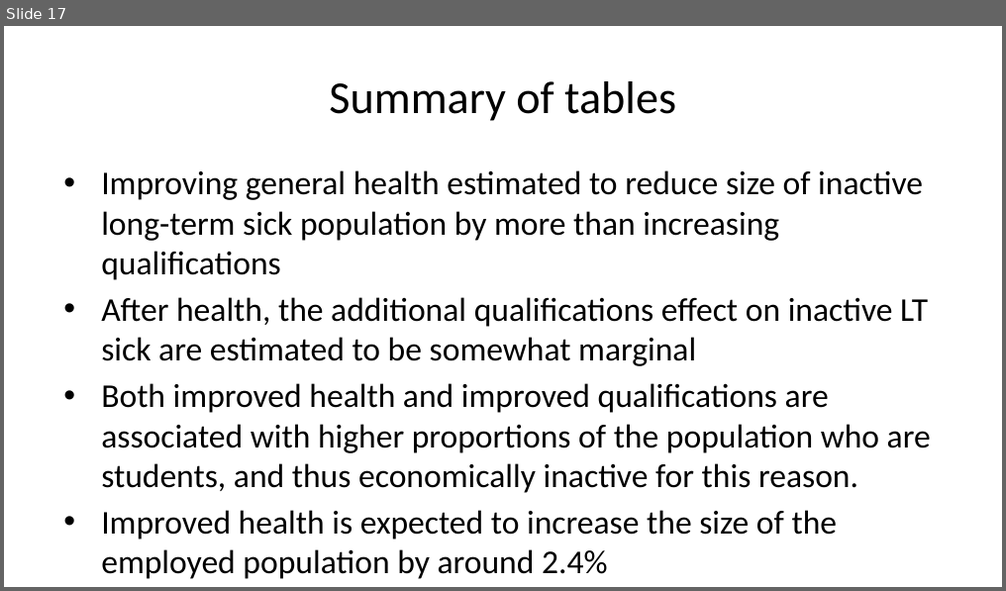
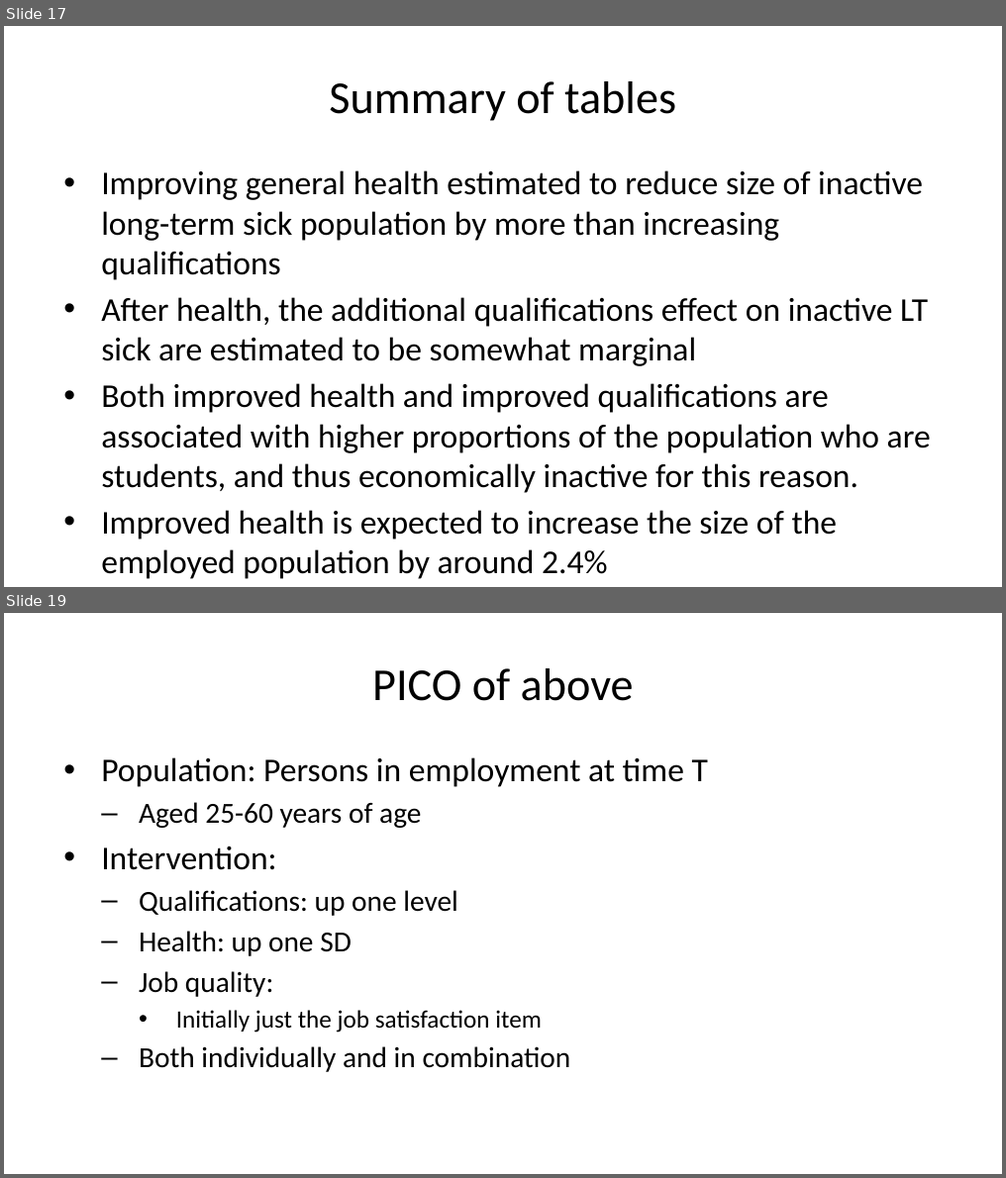
Before and after one commit to CatherineFoster/EconomicInactivity2, a slide deck: notebooks/21_summary_presentation.pptx. Shown one above the other, each under a label of ours: slide 17 before the commit, slides 17 and 19 after it; the slides between them are not shown. The pictures are 1006x591 and 1006x1178 pixels, drawn with LibreOffice and Linux fonts; fonts in the diff are those of the drawing. Boxes give left, top, right and bottom in pixels: in the first picture for what was removed or moved away, otherwise in the second. Text is boxed around its words. In the diff, an @@ line names an element or a change of style, - is before the commit and + after.

```diff
--- a/notebooks/21_summary_presentation.pptx
+++ b/notebooks/21_summary_presentation.pptx
@@ slide 19 added at [4, 613, 1002, 1174], background #FFFFFF @@
@@ title added at [372, 668, 634, 701], 33 pt, text #000000 @@
+PICO of above
@@ text added at [101, 758, 708, 1072], 21 pt, text #000000 @@
+• Population: Persons in employment at time T
+  – Aged 25-60 years of age
+• Intervention:
+  – Qualifications: up one level
+  – Health: up one SD
+  – Job quality:
+    • Initially just the job satisfaction item
+  – Both individually and in combination
```
Also in this commit, not shown: 8 other slides added, 1 other file.
